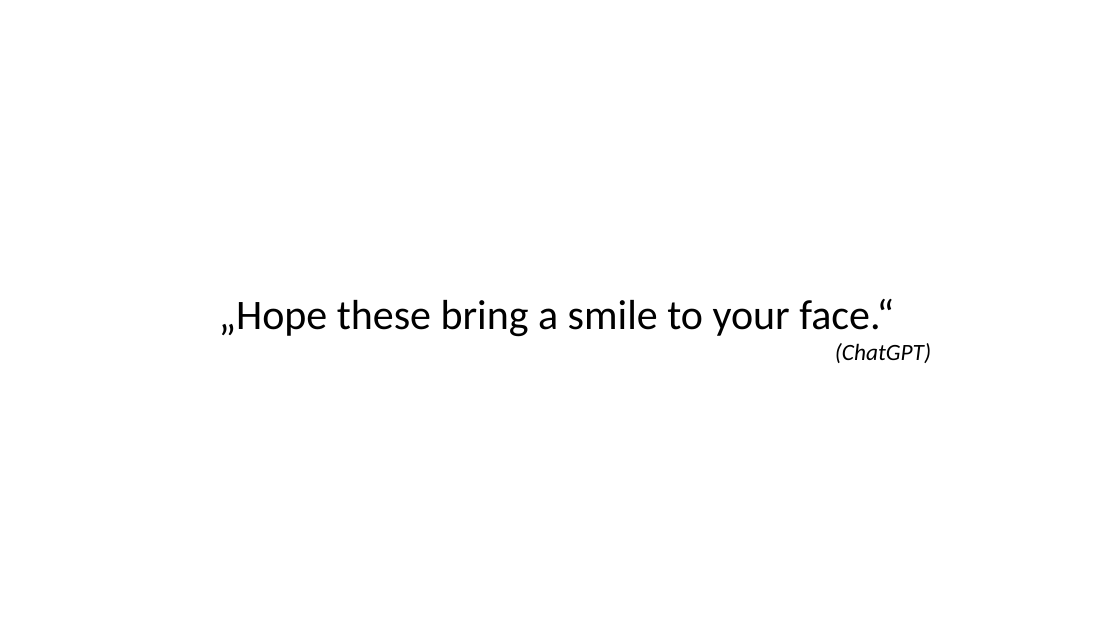
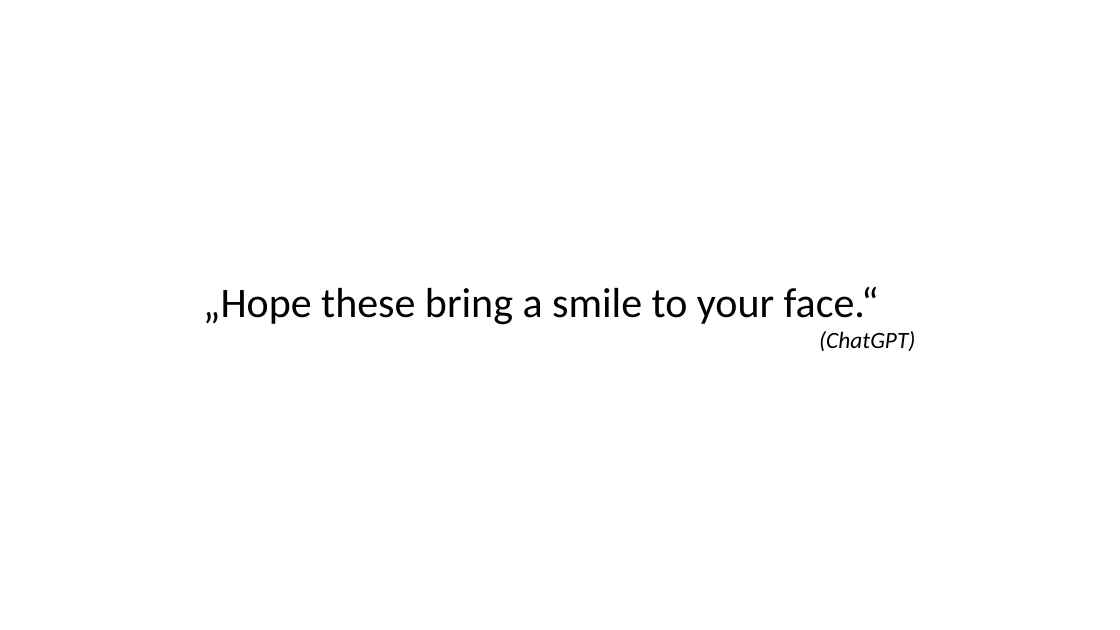
Before and after one commit to sciphie/JokeGPT, a slide deck: slide 24 of ChatGPT is fun –.pptm (slide 19 before the commit). Drawn at 1120x630 pixels with LibreOffice and Linux fonts; fonts in the diff are those of the drawing. Boxes give left, top, right and bottom in pixels: in the first picture for what was removed or moved away, otherwise in the second. Text is boxed around its words. In the diff, an @@ line names an element or a change of style, - is before the commit and + after.

```diff
--- a/ChatGPT is fun –.pptm
+++ b/ChatGPT is fun –.pptm
@@ text "„Hope these bring a smile ...": place and size @@
-text "„Hope these bring a smile ..." at (219,299,894,337)
+text "„Hope these bring a smile ..." at (203,287,879,325)
@@ text "(ChatGPT)": place and size @@
-text "(ChatGPT)" at (835,343,931,363)
+text "(ChatGPT)" at (819,331,915,351)
```
Also in this commit, not shown: 13 other slides changed, 7 slides added, 1 slide removed.
